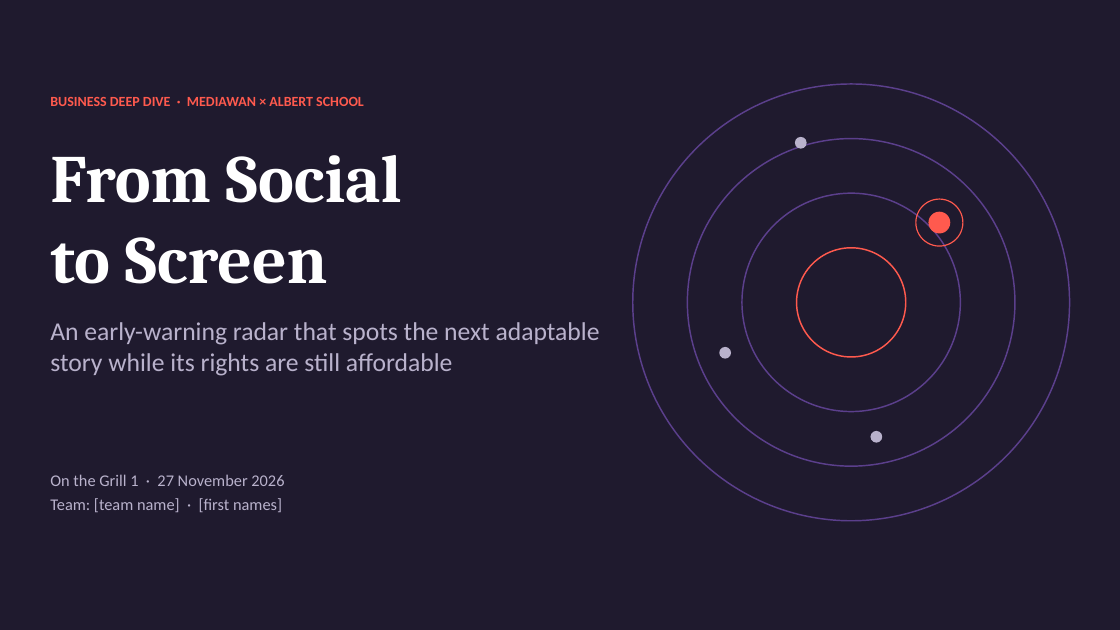
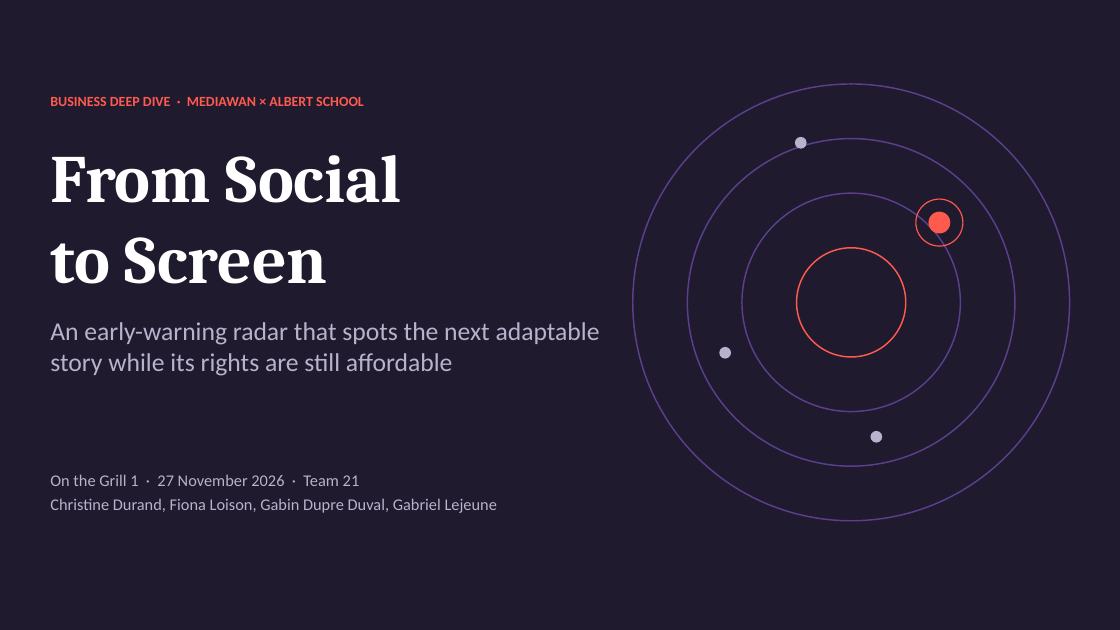
Before and after one commit to glejeune30/mediawan-social-to-screen, a slide deck: slide 1 of presentation/OTG1_deck.pptx. Drawn at 1120x630 pixels with LibreOffice and Linux fonts; fonts in the diff are those of the drawing. Boxes give left, top, right and bottom in pixels: in the first picture for what was removed or moved away, otherwise in the second. Text is boxed around its words. In the diff, an @@ line names an element or a change of style, - is before the commit and + after.

```diff
--- a/presentation/OTG1_deck.pptx
+++ b/presentation/OTG1_deck.pptx
@@ text at [50,474,497,513]: text changed @@
-On the Grill 1 · 27 November 2026
-Team: [team name] · [first names]
+On the Grill 1 · 27 November 2026 · Team 21
+Christine Durand, Fiona Loison, Gabin Dupre Duval, Gabriel Lejeune
```
Also in this commit, not shown: 4 other files.
